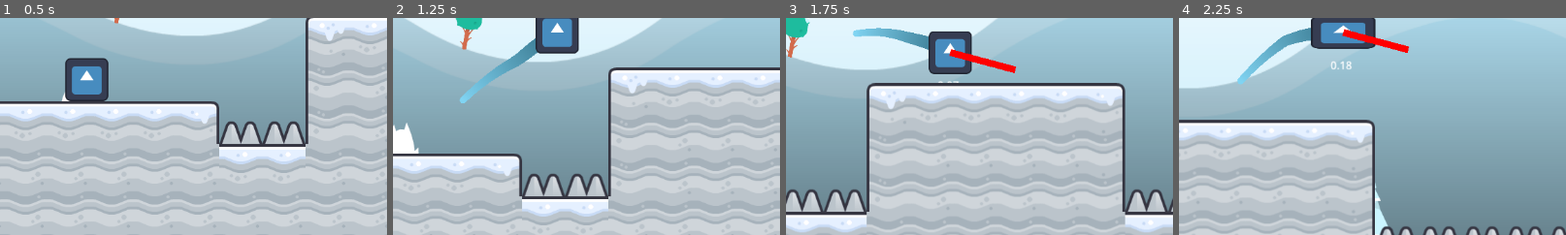
Above: before the commit, frames 1-4 (left to right).
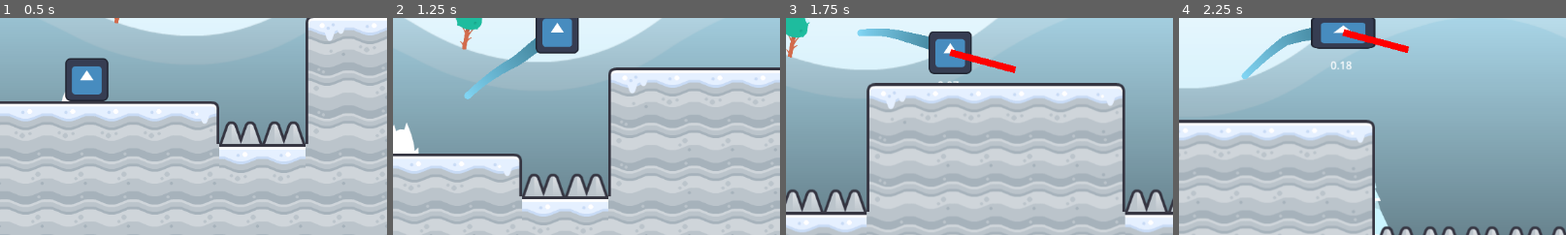
Above: after the commit, the same moments.

Repository: Emarald64/gliding-game
Game: Godot game, scene res://Scenes/main.tscn
The game is run twice, just before and just after one commit, with the same random seed, the same clock (stepped at 60 frames per second) and the same inputs. The engine's default icon, where the game draws it, is replaced by a stand-in: a white triangle on a blue panel in a dark square.
Inputs:
- Up to frame 1 (0.5 s): no input
- Up to frame 2 (1.25 s): tap Enter at 0.5 s; hold Right (move_right) from 0.53 s (still down); hold Shift (glide) from 0.53 s (still down); tap Space (jump) at 0.77, 0.8, 1.07 s
- Up to frame 3 (1.75 s): keep holding Right (move_right); release Shift (glide) at 1.28 s; tap Space (jump) at 1.35, 1.52 s; tap Shift (glide) at 1.55 s
- Up to frame 4 (2.25 s): tap Space (jump) at 1.82 s; release Right (move_right) at 2.03 s; hold Left (move_left) from 2.03 s (still down); hold Shift (glide) from 2.03 s (still down)
The pictures show only the part of the screen within x 39-89%, y 37-87%; the shares and areas given below are measured in that part.

Frame 1 is identical in both runs. In frame 2, 0.1% of the frame differs, in the area x 17-38%, y 10-40%; in frame 3, less than 0.1%; in frame 4, 0.2%, in the area x 15-35%, y 4-31%.

Commit message:
added fall speed cap and fixed trail at high speed

Diff:
--- a/Scenes/player.gd
+++ b/Scenes/player.gd
@@ -17,7 +17,11 @@
 const StableGlideTime=3.0
 
 const maxJumpTime:=0.125
+const JUMP_ACCEL:=-3000.0
 const JUMP_VELOCITY = -300.0
+
+const FallAccel:=1000.0
+const MaxFallSpeed:=1500.0
 
 const TrailLength=20
 
@@ -40,6 +44,7 @@
 @onready var checkpoint:Node2D=get_node('../StartPoint')
 
 func _physics_process(delta: float) -> void:
+	print(delta)
 	if not is_on_floor():
 		if gliding:
 			glideTime+=delta
@@ -73,7 +78,7 @@
 			if not facingRight:
 				anglePoint.x*=-1
 			$DebugGlideAngle.set_point_position(1,anglePoint)
-			print("glideAngle"+str(currentStableAngle))
+			#print("glideAngle"+str(currentStableAngle))
 			#print("stableAngle"+str(StableGlideAngle+(boost*GlideBoostAngleChangeFactor)))
 
 			if not Input.is_action_pressed('glide') or is_on_wall():
@@ -91,7 +96,7 @@
 				glideAngle=clampf(absf(velocity.angle()+PI/2)-(PI/2),StableGlideAngle-HalfAngleRange,StableGlideAngle+HalfAngleRange)
 				canGlide=false
 				glideTime=0.0
-			velocity.y+=(1000-(getGlideBoostAmmount()*200))*delta
+			velocity.y=minf(velocity.y+((1000-(getGlideBoostAmmount()*200))*delta),MaxFallSpeed)
 			if not coyoteStarted:
 				$coyoteTimer.start()
 				coyoteStarted=true
@@ -108,19 +113,15 @@
 		$coyoteTimer.stop()
 		if not hasjumped:
 			jumpTime=0.0
-		var jump=JUMP_VELOCITY*((1.0 if not hasjumped and Input.is_action_just_pressed("jump") else 0.0) + (delta*10) if jumpTime+delta<maxJumpTime else (maxJumpTime-jumpTime)*10)
+		var jump=(JUMP_VELOCITY if not hasjumped and Input.is_action_just_pressed("jump") else 0.0) + (delta*JUMP_ACCEL) if jumpTime+delta<maxJumpTime else (maxJumpTime-jumpTime)*JUMP_ACCEL
 		#print(velocity.y+jump)
-		velocity.y=min(velocity.y+jump,jump)
+		velocity.y=minf(velocity.y,0)+jump
 		jumpTime+=delta
 
 		hasjumped=true
 
 	if Input.is_action_just_pressed("respawn"):
 		respawn()
-
-	if $Trail.get_point_count()>TrailLength:
-		$Trail.remove_point(TrailLength)
-	$Trail.add_point(global_position,0)
 
 	var direction := Input.get_axis("move_left", "move_right")
 	if not gliding:
@@ -131,6 +132,10 @@
 		else:
 			velocity.x=move_toward(velocity.x,0,WalkAccel*delta*(2 if is_on_floor() else 1))
 	move_and_slide()
+
+	if $Trail.get_point_count()>TrailLength:
+		$Trail.remove_point(TrailLength)
+	$Trail.add_point(global_position,0)
 
 func respawn()->void:
 	global_position=checkpoint.global_position
--- a/Scenes/player.tscn
+++ b/Scenes/player.tscn
@@ -48,7 +48,7 @@
 shape = SubResource("RectangleShape2D_vgqql")
 
 [node name="coyoteTimer" type="Timer" parent="."]
-wait_time = 0.2
+wait_time = 0.1
 one_shot = true
 
 [node name="Trail" type="Line2D" parent="."]
